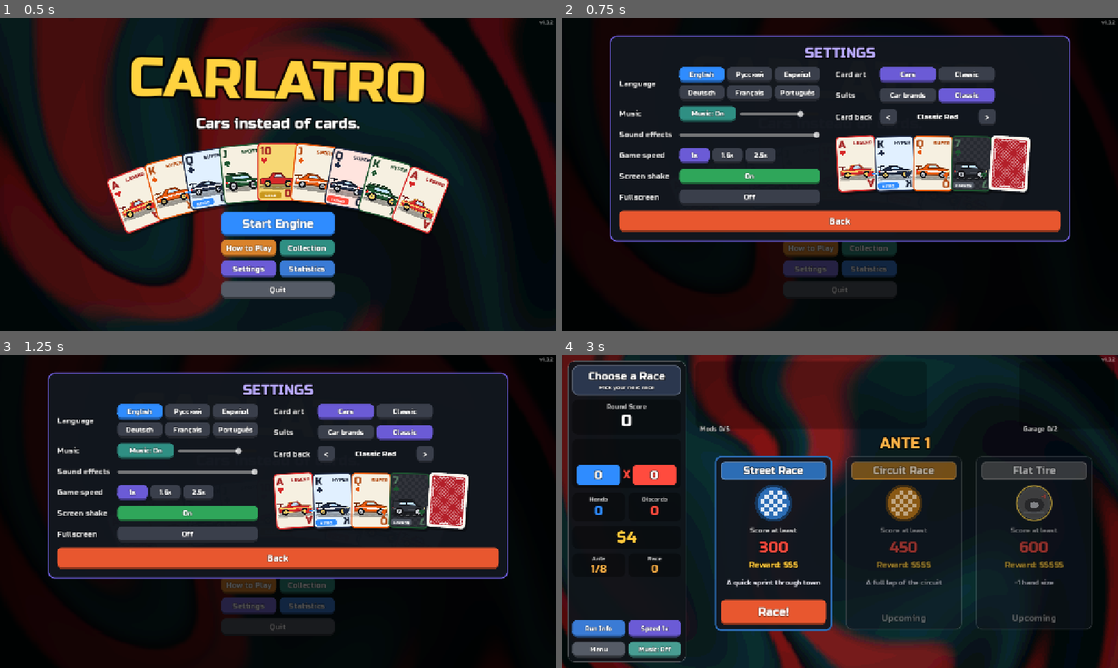
Above: before the commit, frames 1-4 (two rows, left to right).
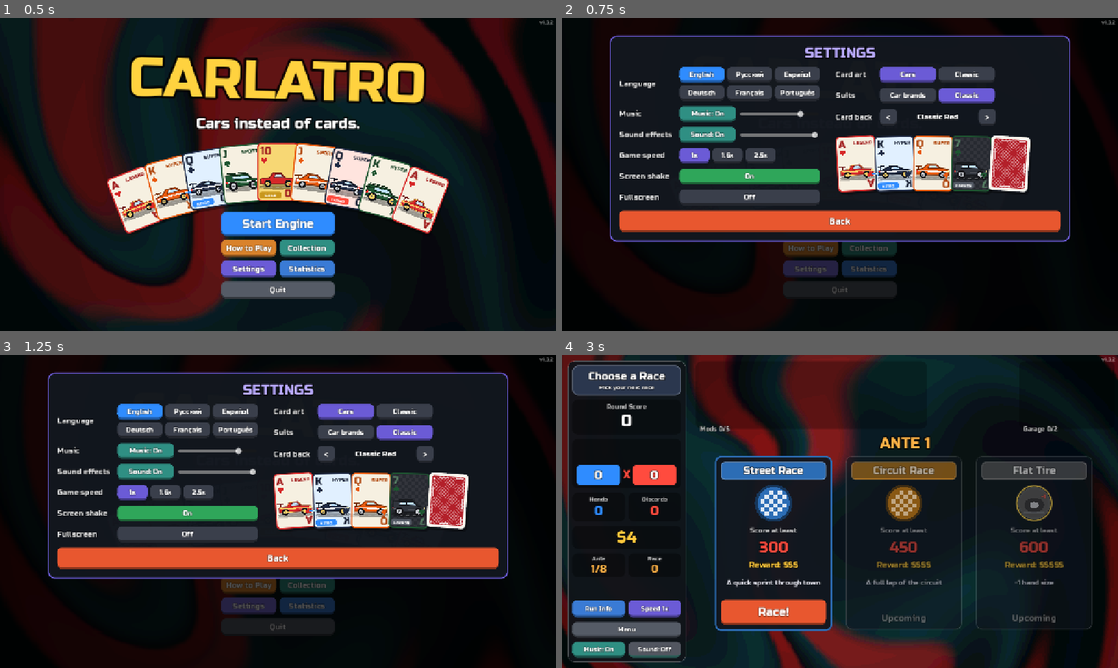
Above: after the commit, the same moments.

Repository: pycz2/carlatro
Game: Godot game, scene res://main.tscn
The game is run twice, just before and just after one commit, with the same random seed, the same clock (stepped at 60 frames per second) and the same inputs.
Inputs (mouse positions are in pixels of both pictures, inside the frame that each line leads up to):
- Up to frame 1 (0.5 s): no input
- Up to frame 2 (0.75 s): click "Settings" at 0.5 s
- Up to frame 3 (1.25 s): no input
- Up to frame 4 (3 s): click "Start Engine" at 1.25 s; click "Start Engine" at 2 s; click (656, 649) at 2.75 s, where only the run after the commit has a clickable "Sound: On"

Frame 1 is identical in both runs. In frame 2, 0.5% of the frame differs, in the area x 21-47%, y 34-40%; in frame 3, 0.5%; in frame 4, 3.0%, in the area x 1-22%, y 78-97%.

Commit message:
Separate, independent music and sound switches
- Music on/off now pauses (and silences) the music player itself instead
  of muting a bus; sound effects have their own on/off switch
- The web build plays audio as Web Audio samples, where runtime buses
  and bus effects are unreliable, so there the music stays on Master and
  the shop muffle effect is desktop-only
- Sidebar and settings: "Music" and "Sound" toggles with their own
  volume sliders; both choices are saved

Co-Authored-By: Claude Opus 5.5 <noreply@anthropic.com>

Diff:
--- a/i18n/de.json
+++ b/i18n/de.json
@@ -555,5 +555,8 @@
  "New website with screenshots; you can play right on the page": "Neue Website mit Screenshots: direkt auf der Seite spielen",
  "The website speaks all 6 languages and picks your system language": "Die Website spricht alle 6 Sprachen und wählt deine Systemsprache",
  "The website has the same changelog as the game": "Die Website zeigt dasselbe Changelog wie das Spiel",
- "The game starts in the language chosen on the website": "Das Spiel startet in der auf der Website gewählten Sprache"
+ "The game starts in the language chosen on the website": "Das Spiel startet in der auf der Website gewählten Sprache",
+ "Sound: On": "Sound: An",
+ "Sound: Off": "Sound: Aus",
+ "Music and sound effects have separate on/off switches that work independently": "Musik und Soundeffekte haben eigene, unabhängige Schalter"
 }
--- a/i18n/es.json
+++ b/i18n/es.json
@@ -555,5 +555,8 @@
  "New website with screenshots; you can play right on the page": "Nueva web con capturas: puedes jugar directamente en la página",
  "The website speaks all 6 languages and picks your system language": "La web habla los 6 idiomas y elige el de tu sistema",
  "The website has the same changelog as the game": "La web tiene las mismas novedades que el juego",
- "The game starts in the language chosen on the website": "El juego se inicia en el idioma elegido en la web"
+ "The game starts in the language chosen on the website": "El juego se inicia en el idioma elegido en la web",
+ "Sound: On": "Sonido: Sí",
+ "Sound: Off": "Sonido: No",
+ "Music and sound effects have separate on/off switches that work independently": "La música y los efectos tienen interruptores separados e independientes"
 }
--- a/i18n/fr.json
+++ b/i18n/fr.json
@@ -555,5 +555,8 @@
  "New website with screenshots; you can play right on the page": "Nouveau site avec captures : jouez directement sur la page",
  "The website speaks all 6 languages and picks your system language": "Le site parle les 6 langues et choisit celle de ton système",
  "The website has the same changelog as the game": "Le site affiche le même historique que le jeu",
- "The game starts in the language chosen on the website": "Le jeu démarre dans la langue choisie sur le site"
+ "The game starts in the language chosen on the website": "Le jeu démarre dans la langue choisie sur le site",
+ "Sound: On": "Sons : oui",
+ "Sound: Off": "Sons : non",
+ "Music and sound effects have separate on/off switches that work independently": "La musique et les effets sonores ont des interrupteurs séparés et indépendants"
 }
--- a/i18n/pt_BR.json
+++ b/i18n/pt_BR.json
@@ -555,5 +555,8 @@
  "New website with screenshots; you can play right on the page": "Novo site com capturas de tela: jogue direto na página",
  "The website speaks all 6 languages and picks your system language": "O site fala os 6 idiomas e escolhe o idioma do sistema",
  "The website has the same changelog as the game": "O site tem as mesmas novidades do jogo",
- "The game starts in the language chosen on the website": "O jogo abre no idioma escolhido no site"
+ "The game starts in the language chosen on the website": "O jogo abre no idioma escolhido no site",
+ "Sound: On": "Som: Sim",
+ "Sound: Off": "Som: Não",
+ "Music and sound effects have separate on/off switches that work independently": "Música e efeitos sonoros têm botões separados e independentes"
 }
--- a/i18n/ru.json
+++ b/i18n/ru.json
@@ -555,5 +555,8 @@
  "New website with screenshots; you can play right on the page": "Новый сайт со скриншотами: играть можно прямо на странице",
  "The website speaks all 6 languages and picks your system language": "Сайт говорит на всех 6 языках и выбирает язык системы",
  "The website has the same changelog as the game": "На сайте тот же список изменений, что и в игре",
- "The game starts in the language chosen on the website": "Игра запускается на языке, выбранном на сайте"
+ "The game starts in the language chosen on the website": "Игра запускается на языке, выбранном на сайте",
+ "Sound: On": "Звуки: вкл",
+ "Sound: Off": "Звуки: выкл",
+ "Music and sound effects have separate on/off switches that work independently": "У музыки и звуков теперь отдельные выключатели, которые работают независимо"
 }
--- a/i18n/source.json
+++ b/i18n/source.json
@@ -357,6 +357,8 @@
  "Speed",
  "Music: On",
  "Music: Off",
+ "Sound: On",
+ "Sound: Off",
  "Suit",
  "Class",
  "Street Race",
@@ -512,6 +514,7 @@
  "Upgrades and Cash Grab work at once. Trick cards need cards: select them in your hand, then click the item and press Use.",
  "Keys: Enter = Play hand, Backspace = Discard, Esc = Menu, M = Music, F11 = Fullscreen. Hover any card for details.",
  "HOW TO PLAY",
+ "Music and sound effects have separate on/off switches that work independently",
  "The website speaks all 6 languages and picks your system language",
  "The website has the same changelog as the game",
  "The game starts in the language chosen on the website",
--- a/i18n/strings.csv
+++ b/i18n/strings.csv
@@ -869,6 +869,8 @@
 Speed,Скорость,Velocidad,Tempo,Vitesse,Velocidade
 Music: On,Музыка: вкл,Música: Sí,Musik: An,Musique : oui,Música: Sim
 Music: Off,Музыка: выкл,Música: No,Musik: Aus,Musique : non,Música: Não
+Sound: On,Звуки: вкл,Sonido: Sí,Sound: An,Sons : oui,Som: Sim
+Sound: Off,Звуки: выкл,Sonido: No,Sound: Aus,Sons : non,Som: Não
 Suit,Масть,Palo,Farbe,Couleur,Naipe
 Class,Класс,Clase,Klasse,Classe,Classe
 Street Race,Уличная гонка,Carrera Urbana,Straßenrennen,Course de rue,Corrida de Rua
@@ -1024,6 +1026,7 @@
 "Upgrades and Cash Grab work at once. Trick cards need cards: select them in your hand, then click the item and press U …(704 unchanged characters)…
 "Keys: Enter = Play hand, Backspace = Discard, Esc = Menu, M = Music, F11 = Fullscreen. Hover any card for details.","К …(720 unchanged characters)…
 HOW TO PLAY,КАК ИГРАТЬ,CÓMO JUGAR,ANLEITUNG,COMMENT JOUER,COMO JOGAR
+Music and sound effects have separate on/off switches that work independently,"У музыки и звуков теперь отдельные выключатели, которые работают независимо",La música y los efectos tienen interruptores separados e independientes,"Musik und Soundeffekte haben eigene, unabhängige Schalter",La musique et les effets sonores ont des interrupteurs séparés et indépendants,Música e efeitos sonoros têm botões separados e independentes
 The website speaks all 6 languages and picks your system language,Сайт говорит на всех 6 языках и выбирает язык системы …(233 unchanged characters)…
 The website has the same changelog as the game,"На сайте тот же список изменений, что и в игре",La web tiene las mismas novedades que el juego,Die Website zeigt dasselbe Changelog wie das Spiel,Le site affiche le même historique que le jeu,O site tem as mesmas novidades do jogo
 The game starts in the language chosen on the website,"Игра запускается на языке, выбранном на сайте",El juego se inici …(181 unchanged characters)…
--- a/scripts/changelog.gd
+++ b/scripts/changelog.gd
@@ -3,6 +3,9 @@
 ## Add an entry for every release: deploy_web.sh refuses to release a version without one.
 
 const ENTRIES := [
+	{"version": "1.3.3", "date": "2026-10-11", "items": [
+		"Music and sound effects have separate on/off switches that work independently",
+	]},
 	{"version": "1.3.2", "date": "2026-10-11", "items": [
 		"The website speaks all 6 languages and picks your system language",
 		"The website has the same changelog as the game",
--- a/scripts/game.gd
+++ b/scripts/game.gd
@@ -36,6 +36,7 @@
 var sfx: Node
 var music: AudioStreamPlayer
 var music_on := true
+var sfx_on := true
 var music_vol := 0.8
 var sfx_vol := 1.0
 var shake_on := true
@@ -128,6 +129,7 @@
 var tip_title: Label
 var tip_text: RichTextLabel
 var music_btn: Button
+var sound_btn: Button
 var sort_suit_btn: Button
 var continue_btn: Button
 var pack_panel: Panel
@@ -470,13 +472,20 @@
 	var br2 := _hbox(8)
 	var menu_btn := _button("Menu", Color("555b66"), 14, Vector2(118, 36))
 	menu_btn.pressed.connect(_show_menu)
+	menu_btn.clip_text = true
+	menu_btn.size_flags_horizontal = Control.SIZE_EXPAND_FILL
+	br2.add_child(menu_btn)
+	v.add_child(br2)
+	var br3 := _hbox(8)
 	music_btn = _button("", Color("2f8f83"), 14, Vector2(118, 36))
 	music_btn.pressed.connect(_toggle_music)
-	for b in [menu_btn, music_btn]:
+	sound_btn = _button("", Color("2f8f83"), 14, Vector2(118, 36))
+	sound_btn.pressed.connect(_toggle_sfx)
+	for b in [music_btn, sound_btn]:
 		b.clip_text = true
 		b.size_flags_horizontal = Control.SIZE_EXPAND_FILL
-		br2.add_child(b)
-	v.add_child(br2)
+		br3.add_child(b)
+	v.add_child(br3)
 
 
 func _build_title() -> void:
@@ -1022,6 +1031,13 @@
 
 func _refresh_texts() -> void:
 	music_btn.text = tr("Music: On") if music_on else tr("Music: Off")
+	sound_btn.text = tr("Sound: On") if sfx_on else tr("Sound: Off")
+	for spec in [[music_btn, music_on], [sound_btn, sfx_on]]:
+		var col := Color("2f8f83") if spec[1] else Color("3a3f4b")
+		for k in ["normal", "hover", "pressed"]:
+			var sb: StyleBoxFlat = spec[0].get_theme_stylebox(k).duplicate()
+			sb.bg_color = col.lightened(0.12) if k == "hover" else (col.darkened(0.15) if k == "pressed" else col)
+			spec[0].add_theme_stylebox_override(k, sb)
 	sort_suit_btn.text = tr("Suit") if Data.classic_suits else tr("Class")
 	_update_speed_text()
 	_update_sidebar()
@@ -1953,6 +1969,15 @@
 		sfx.play("engine")
 
 
+func _toggle_sfx() -> void:
+	sfx_on = not sfx_on
+	_apply_settings()
+	if sfx_on:
+		sfx.play("click")
+	_refresh_texts()
+	_save_settings()
+
+
 func _toggle_music() -> void:
 	music_on = not music_on
 	_apply_settings()
@@ -1966,6 +1991,7 @@
 		_apply_url_lang()
 		return
 	music_on = cfg.get_value("settings", "music", true)
+	sfx_on = cfg.get_value("settings", "sfx", true)
 	music_vol = cfg.get_value("settings", "music_volume", 0.8)
 	sfx_vol = cfg.get_value("settings", "sfx_volume", 1.0)
 	speed_idx = clampi(cfg.get_value("settings", "speed", 0), 0, SPEEDS.size() - 1)
@@ -1996,6 +2022,7 @@
 func _save_settings() -> void:
 	var cfg := ConfigFile.new()
 	cfg.set_value("settings", "music", music_on)
+	cfg.set_value("settings", "sfx", sfx_on)
 	cfg.set_value("settings", "music_volume", music_vol)
 	cfg.set_value("settings", "sfx_volume", sfx_vol)
 	cfg.set_value("settings", "speed", speed_idx)
@@ -2012,7 +2039,7 @@
 func _apply_settings() -> void:
 	music.set_muted(not music_on)
 	music.set_volume(music_vol)
-	sfx.volume = sfx_vol
+	sfx.volume = sfx_vol if sfx_on else 0.0
 
 
 func _apply_fullscreen() -> void:
@@ -2101,10 +2128,17 @@
 		music_vol = x
 		music.set_volume(x)))
 	_settings_row(g, "Music", mus)
-	_settings_row(g, "Sound effects", _slider(sfx_vol, func(x):
+	var snd := _hbox(10)
+	var st := _button(tr("Sound: On") if sfx_on else tr("Sound: Off"), Color("2f8f83") if sfx_on else Color("3a3f4b"), 15, Vector2(130, 36))
+	st.pressed.connect(func():
+		_toggle_sfx()
+		_show_settings())
+	snd.add_child(st)
+	snd.add_child(_slider(sfx_vol, func(x):
 		sfx_vol = x
-		sfx.volume = x
+		sfx.volume = x if sfx_on else 0.0
 		sfx.play("chips")))
+	_settings_row(g, "Sound effects", snd)
 	_settings_row(g, "Game speed", _choice(SPEEDS.map(func(x): return "%sx" % Scoring.num_str(x)), speed_idx, func(i):
 		speed_idx = i
 		_update_speed_text()
--- a/scripts/music.gd
+++ b/scripts/music.gd
@@ -13,31 +13,45 @@
 
 var _buf := PackedFloat32Array()
 var _bus_idx := -1
+var _muted := false
+var _volume := 0.8
 
 
 func _ready() -> void:
-	_bus_idx = AudioServer.bus_count
-	AudioServer.add_bus(_bus_idx)
-	AudioServer.set_bus_name(_bus_idx, "Music")
-	var lp := AudioEffectLowPassFilter.new()
-	lp.cutoff_hz = 650.0
-	AudioServer.add_bus_effect(_bus_idx, lp)
-	AudioServer.set_bus_effect_enabled(_bus_idx, 0, false)
-	bus = "Music"
-	volume_db = -10.0
+	# The web build plays audio as Web Audio samples, where runtime buses and bus
+	# effects are unreliable; there the music stays on Master without the muffle effect.
+	if not OS.has_feature("web"):
+		_bus_idx = AudioServer.bus_count
+		AudioServer.add_bus(_bus_idx)
+		AudioServer.set_bus_name(_bus_idx, "Music")
+		var lp := AudioEffectLowPassFilter.new()
+		lp.cutoff_hz = 650.0
+		AudioServer.add_bus_effect(_bus_idx, lp)
+		AudioServer.set_bus_effect_enabled(_bus_idx, 0, false)
+		bus = "Music"
+	_apply()
 	_render()
 
 
 func set_muffled(on: bool) -> void:
-	AudioServer.set_bus_effect_enabled(_bus_idx, 0, on)
+	if _bus_idx >= 0:
+		AudioServer.set_bus_effect_enabled(_bus_idx, 0, on)
 
 
 func set_volume(v: float) -> void:
-	AudioServer.set_bus_volume_db(_bus_idx, linear_to_db(maxf(v, 0.0001)))
+	_volume = v
+	_apply()
 
 
+## Music on/off only pauses this player, so sound effects are never affected.
 func set_muted(on: bool) -> void:
-	AudioServer.set_bus_mute(_bus_idx, on)
+	_muted = on
+	_apply()
+
+
+func _apply() -> void:
+	volume_db = -80.0 if _muted else -10.0 + linear_to_db(maxf(_volume, 0.0001))
+	stream_paused = _muted
 
 
 static func _freq(midi: float) -> float:
@@ -90,6 +104,7 @@
 	s.loop_end = n
 	stream = s
 	play()
+	stream_paused = _muted
 
 
 # Each voice adds into _buf; indices wrap so note tails continue at the loop start.
Binary file changed: i18n/strings.de.translation
Binary file changed: i18n/strings.es.translation
Binary file changed: i18n/strings.fr.translation
Binary file changed: i18n/strings.pt_BR.translation
Binary file changed: i18n/strings.ru.translation
